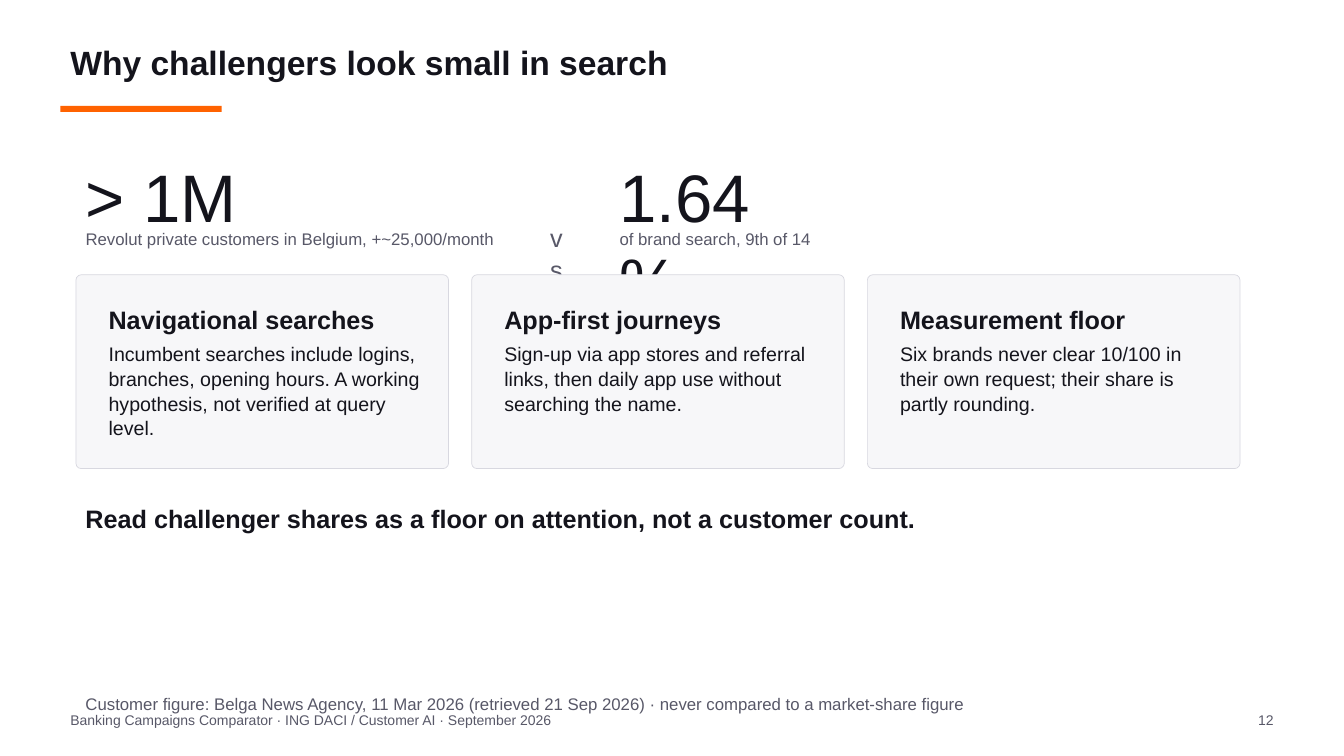
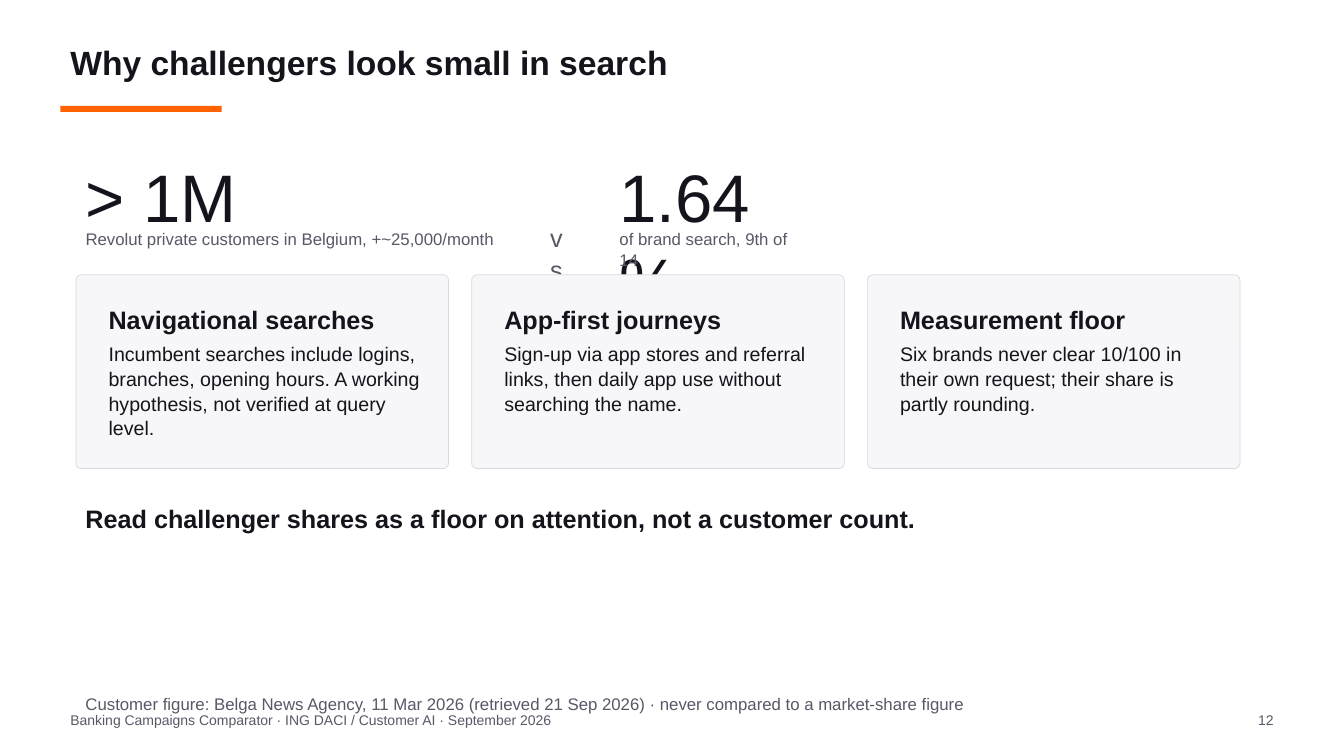
Before and after one commit to Siegried81/ing-usecase, a slide deck: slide 12 of docs/Banking_Campaigns_Comparator.pptx. Drawn at 1344x756 pixels with LibreOffice and Linux fonts; fonts in the diff are those of the drawing. Boxes give left, top, right and bottom in pixels: in the first picture for what was removed or moved away, otherwise in the second. Text is boxed around its words. In the diff, an @@ line names an element or a change of style, - is before the commit and + after.

```diff
--- a/docs/Banking_Campaigns_Comparator.pptx
+++ b/docs/Banking_Campaigns_Comparator.pptx
@@ text "of brand search, 9th of ..." rewrapped from (620, 233, 811, 247) to (619, 233, 787, 271) @@
```
Also in this commit, not shown: 25 other slides changed, 1 slide removed.
